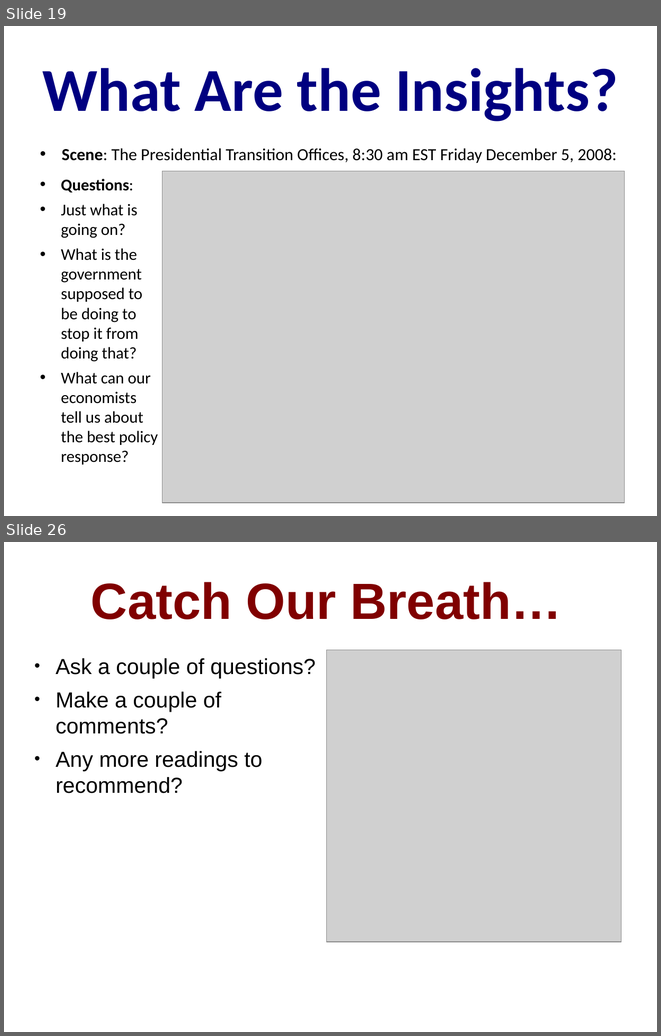
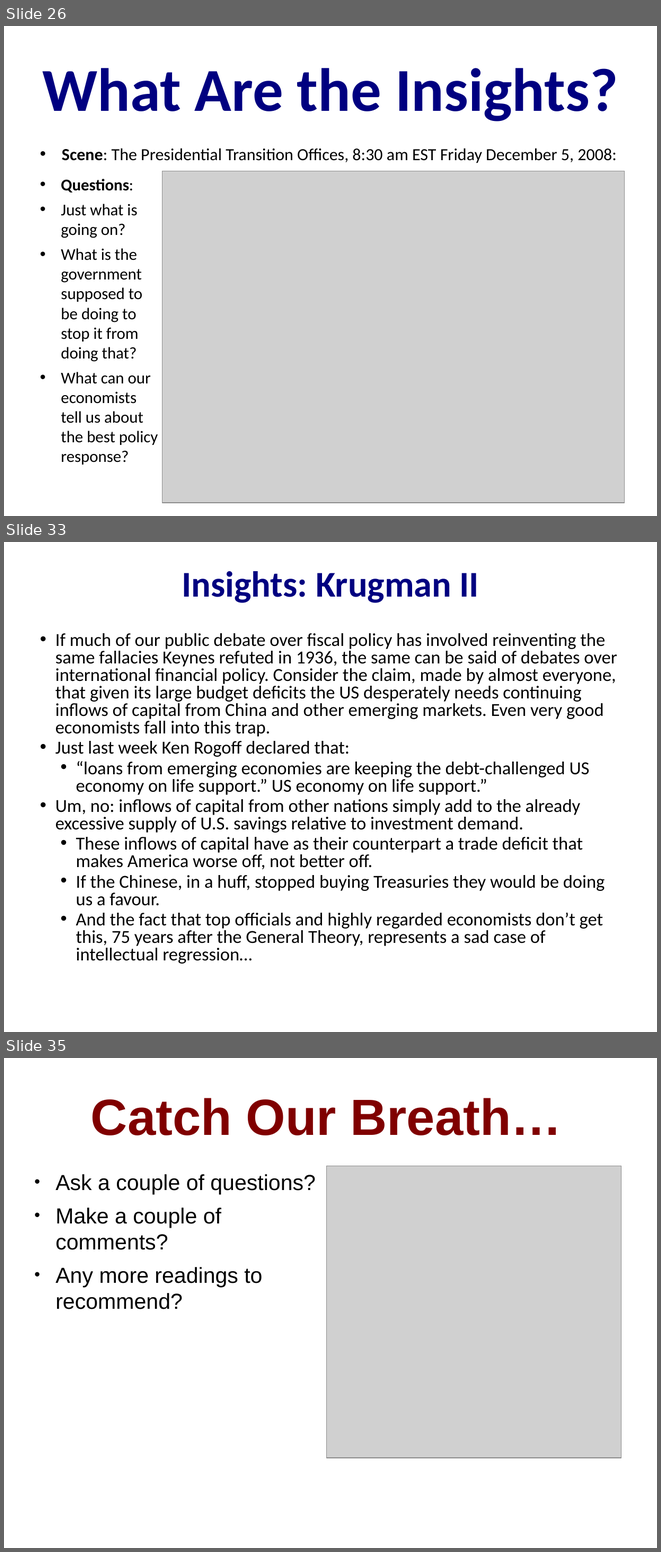
Before and after one commit to DavidLJ/public-files, a slide deck: econ-210a-lecture-1a.pptx. Shown one above the other, each under a label of ours: slides 19 and 26 before the commit, slides 26, 33 and 35 after it; the slides between them are not shown. The pictures are 661x1036 and 661x1552 pixels, drawn with LibreOffice and Linux fonts; fonts in the diff are those of the drawing; grey boxes stand for pictures. Boxes give left, top, right and bottom in pixels: in the first picture for what was removed or moved away, otherwise in the second. Text is boxed around its words. In the diff, an @@ line names an element or a change of style, - is before the commit and + after.

```diff
--- a/econ-210a-lecture-1a.pptx
+++ b/econ-210a-lecture-1a.pptx
@@ slide 33 added at (x1=4, y1=542, x2=657, y2=1032), background #FFFFFF @@
@@ title added at (x1=182, y1=571, x2=479, y2=603), 40 pt, text #000080, bold @@
+Insights: Krugman II
@@ text added at (x1=55, y1=633, x2=617, y2=963), 20.2 pt, text #000000 @@
+• If much of our public debate over fiscal policy has involved reinventing the same fallacies Keynes refuted in 1936, the same can be said of debates over international financial policy. Consider the claim, made by almost everyone, that given its large budget deficits the US desperately needs continuing inflows of capital from China and other emerging markets. Even very good economists fall into this trap.
+• Just last week Ken Rogoff declared that:
+  • “loans from emerging economies are keeping the debt-challenged US economy on life support.” US economy on life support.”
+• Um, no: inflows of capital from other nations simply add to the already excessive supply of U.S. savings relative to investment demand.
+  • These inflows of capital have as their counterpart a trade deficit that makes America worse off, not better off.
+  • If the Chinese, in a huff, stopped buying Treasuries they would be doing us a favour.
+  • And the fact that top officials and highly regarded economists don’t get this, 75 years after the General Theory, represents a sad case of intellectual regression…
@@ what was slide 19 is now slide 26 @@
@@ what was slide 26 is now slide 35 @@
```
Also in this commit, not shown: 9 slides changed, 8 other slides added, 5 other files.
